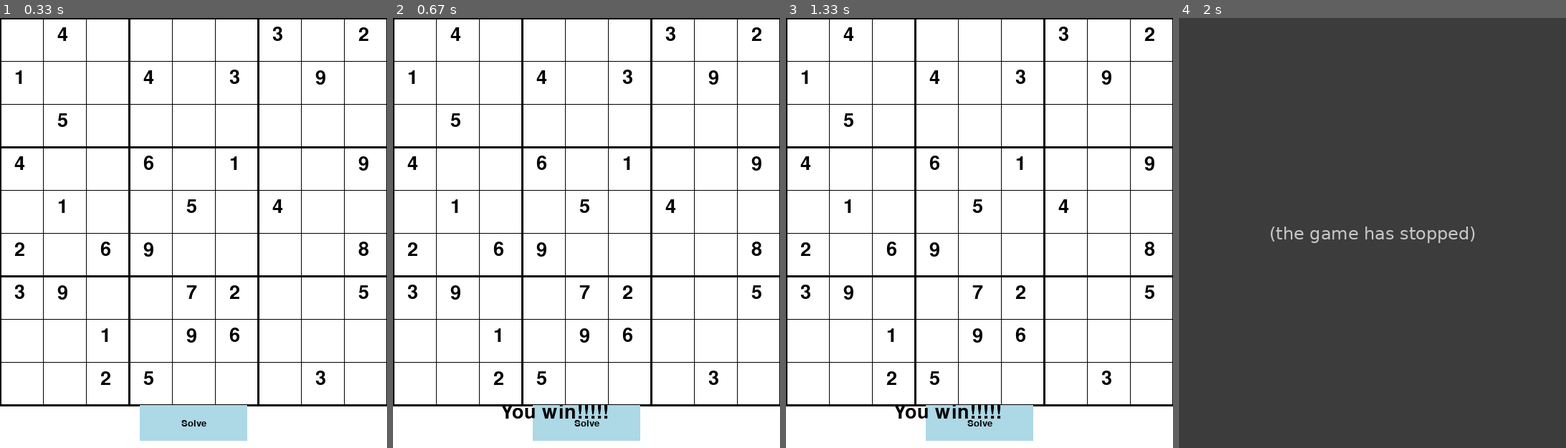
Above: before the commit, frames 1-4 (left to right).
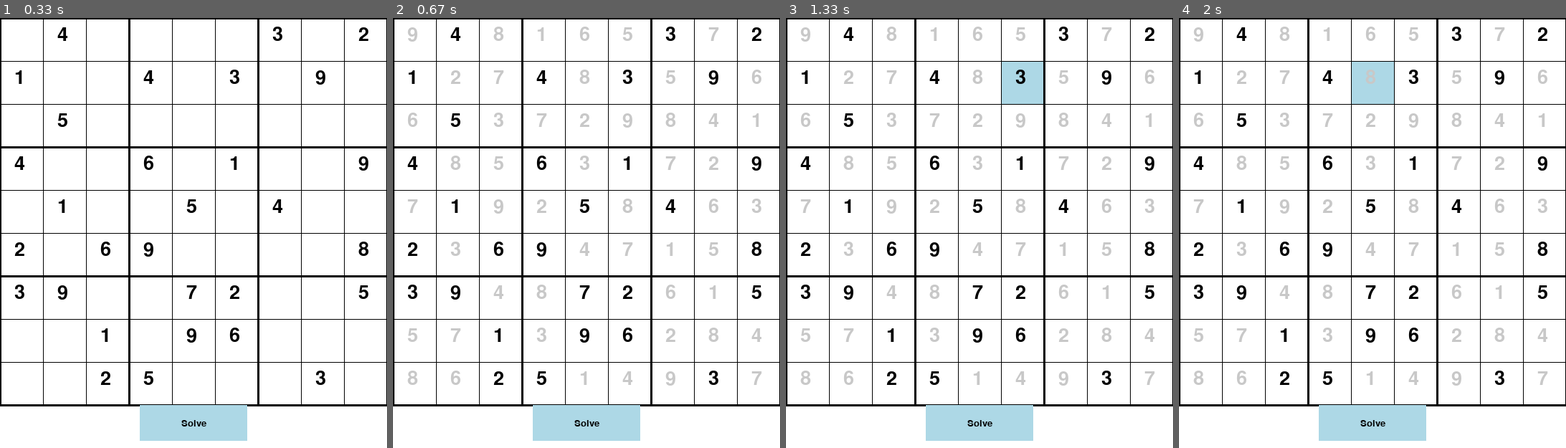
Above: after the commit, the same moments.

Repository: LouisLyu42/Sudoku-pygame
Game: pygame game, started from Sudoku.py
Same seed, same stepped clock (60 frames per second), same inputs: the game is played once before the commit and once after it.
Inputs (mouse positions are in pixels of both pictures, inside the frame that each line leads up to):
- Up to frame 1 (0.33 s): no input
- Up to frame 2 (0.67 s): click "Solve" at 0.43 s
- Up to frame 3 (1.33 s): click (886, 237) at 0.8 s; click (1037, 82) at 1.2 s
- Up to frame 4 (2 s): click (1380, 86) at 1.6 s; move the mouse to (1376, 276) at 1.87 s

Frame 1 is identical in both runs. In frame 2, 2.5% of the frame differs, in the area x 3-96%, y 2-94%; in frame 3, 3.5%; in frame 4, 100%, in the area x 0-100%, y 0-100%.
Before the commit the program exited at 1.5 s; later frames show no game.

Commit message:
Update Sudoku.py

Diff:
--- a/Sudoku.py
+++ b/Sudoku.py
@@ -116,6 +116,11 @@
 GRAY = (200, 200, 200)
 
 
+#booleans to check if solved by user or not
+solve_clicked = False
+solved_by_user = False
+
+
 
 
 # Fixed positions
@@ -219,22 +224,20 @@
                 selected = (y // CELL_SIZE, x // CELL_SIZE)
              # Check if clicked on "Solve" button
             elif BUTTON_X <= x <= BUTTON_X + BUTTON_WIDTH and BUTTON_Y <= y <= BUTTON_Y + BUTTON_HEIGHT:
-                fill_board(board)  # Solve the puzzle
+                fill_board(board) #solves the puzzle
+                solve_clicked = True #solved by computer
 
         #allows the user to enter and delete numbers when they type on the keyboard
         if event.type == pygame.KEYDOWN:
             if selected and event.unicode in '123456789':
                 place_number(int(event.unicode))
+                solved_by_user = True # solved by user
             elif event.key == pygame.K_BACKSPACE or event.key == pygame.K_DELETE:
                 place_number(0)
 
-        if is_valid_sodoku(board):
+        if is_valid_sodoku(board) and solved_by_user:
             win_text = FONT.render("You win!!!!!", True, (0, 0, 0))
             screen.blit(win_text, (150, 537))
-            pygame.display.update()
-            pygame.time.wait(1000)
-            running = False
-
 pygame.quit()
 sys.exit()
 
